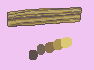
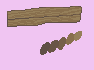
Layer changes from the first 94px x 70px image to the second:
painted on "레이어 4" over bbox(29, 31, 82, 60)
hid "레이어 6" over bbox(7, 7, 82, 27)
added layer "레이어 7" above "레이어 9" over bbox(7, 6, 82, 27)
added layer "레이어 9" above "moneyinfo" over bbox(7, 6, 82, 41)
showed "moneyinfo", painted on it over bbox(7, 6, 82, 27)
